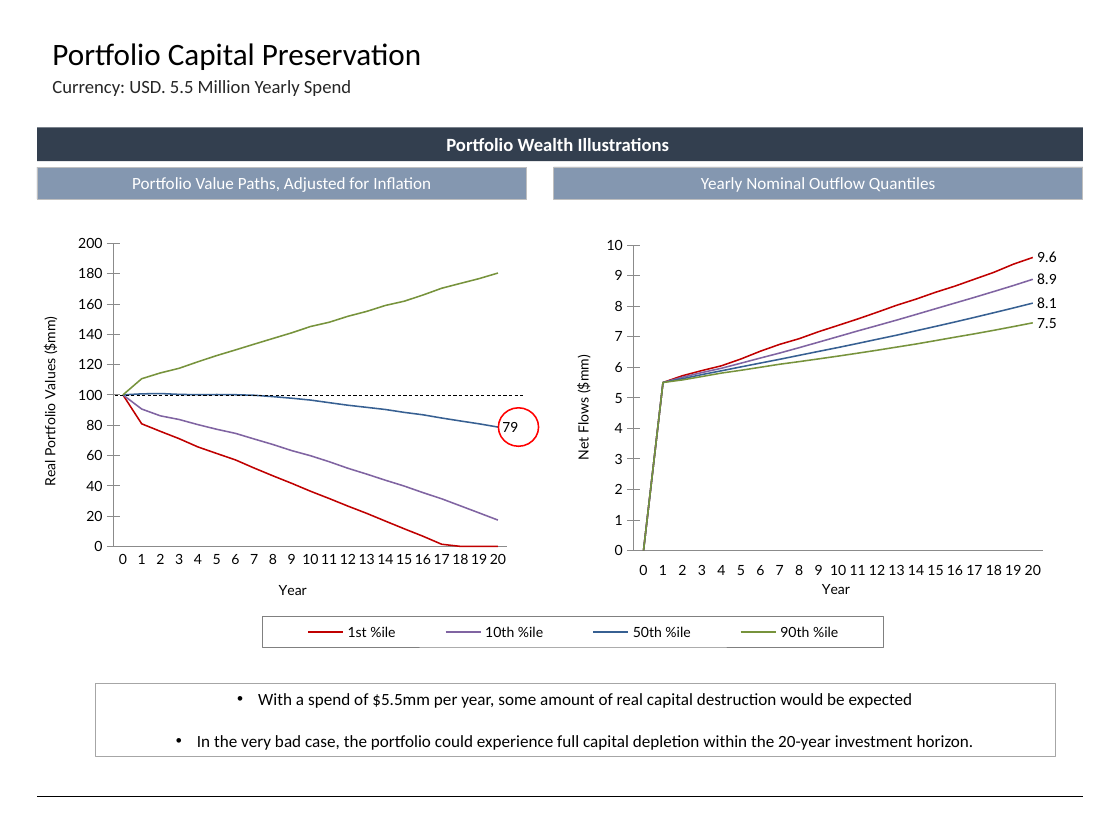
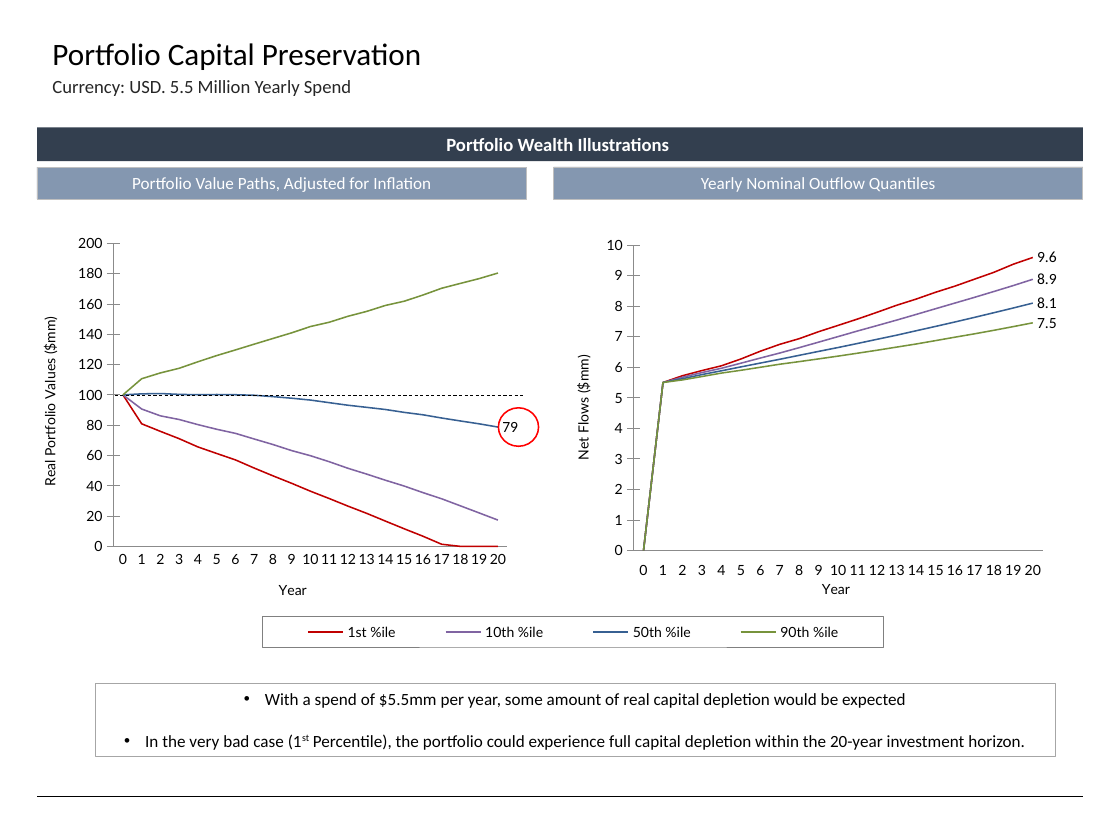
Before and after one commit to fabarker/epsilon-phi, a slide deck: slide 12 of epsilon-phi-core/src/python/epsilonPhi/ep_saa/marketing/Slides.pptx. Drawn at 1120x840 pixels with LibreOffice and Linux fonts; fonts in the diff are those of the drawing. Boxes give left, top, right and bottom in pixels: in the first picture for what was removed or moved away, otherwise in the second. Text is boxed around its words. In the diff, an @@ line names an element or a change of style, - is before the commit and + after.

```diff
--- a/epsilon-phi-core/src/python/epsilonPhi/ep_saa/marketing/Slides.pptx
+++ b/epsilon-phi-core/src/python/epsilonPhi/ep_saa/marketing/Slides.pptx
@@ text in rectangle at (145,693,1025,750): text changed @@
-• With a spend of $5.5mm per year, some amount of real capital destruction would be expected
-• In the very bad case, the portfolio could experience full capital depletion within the 20-year investment horizon.
+• With a spend of $5.5mm per year, some amount of real capital depletion would be expected
+• In the very bad case (1st Percentile), the portfolio could experience full capital depletion within the 20-year investment horizon.
```
Also in this commit, not shown: 18 other slides changed, 1 slide added, 1 other file.
